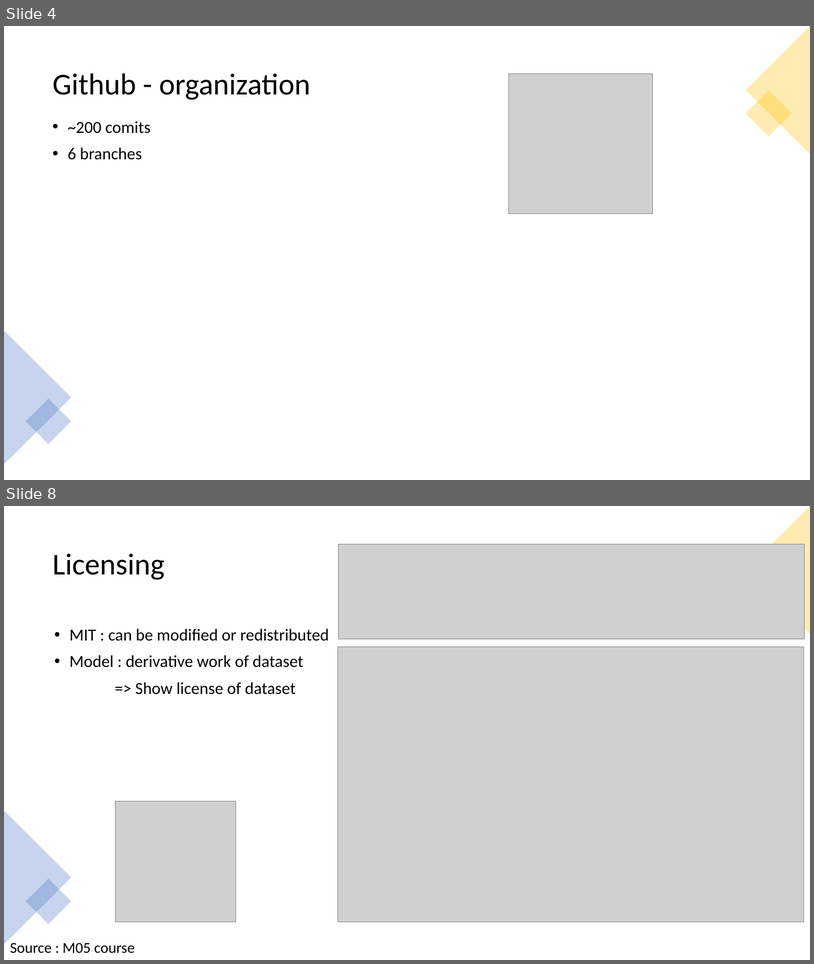
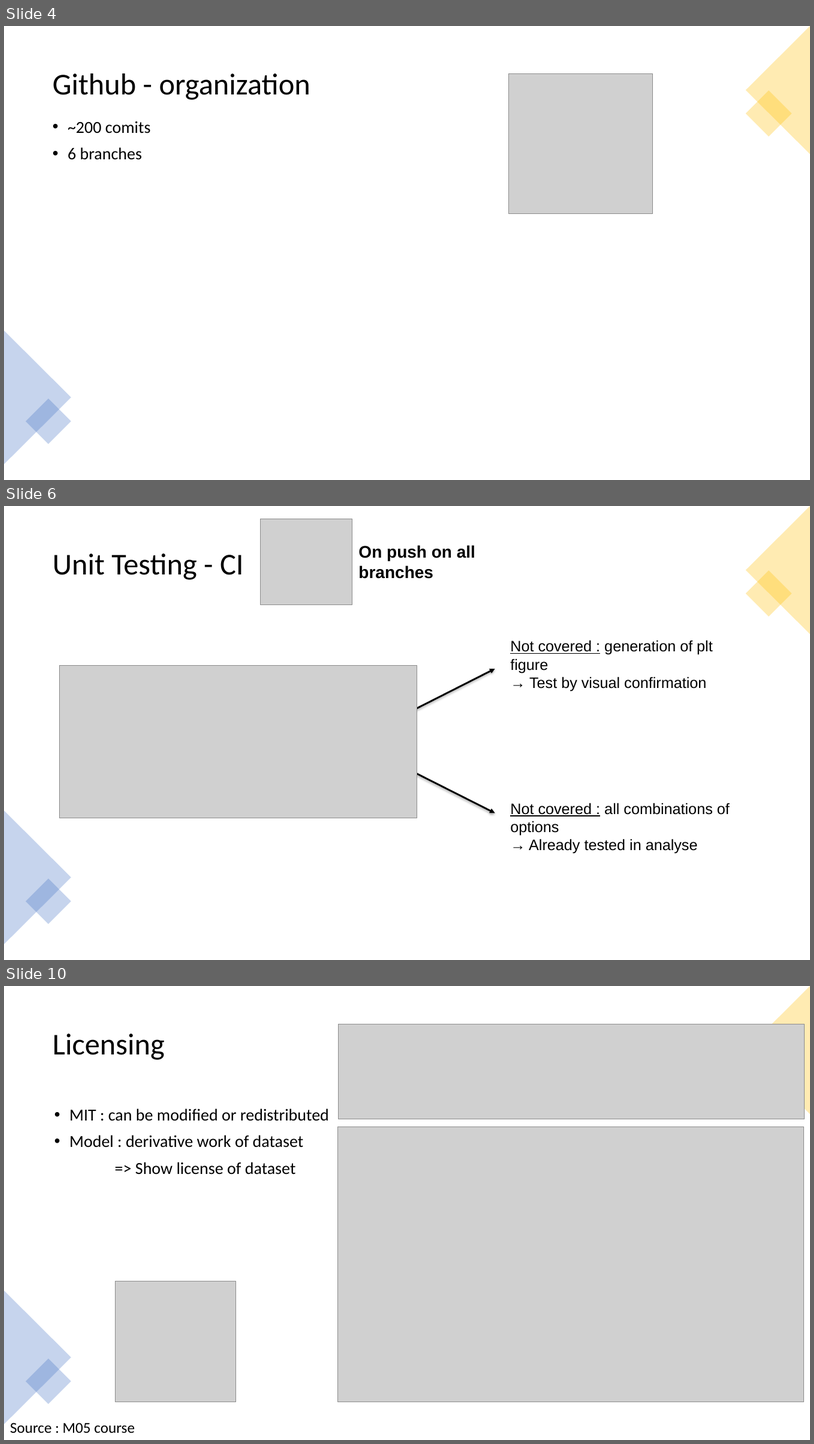
Before and after one commit to Laurasid/M05_Project, a slide deck: pres_full.pptx. Shown one above the other, each under a label of ours: slides 4 and 8 before the commit, slides 4, 6 and 10 after it; the slides between them are not shown. The pictures are 814x964 and 814x1444 pixels, drawn with LibreOffice and Linux fonts; fonts in the diff are those of the drawing; grey boxes stand for pictures. Boxes give left, top, right and bottom in pixels: in the first picture for what was removed or moved away, otherwise in the second. Text is boxed around its words. In the diff, an @@ line names an element or a change of style, - is before the commit and + after.

```diff
--- a/pres_full.pptx
+++ b/pres_full.pptx
@@ slide 6 added at [4, 506, 810, 960], background #FFFFFF @@
@@ picture added at [260, 519, 352, 604] @@
@@ triangle added at [746, 506, 810, 634], fill #FFC000 at 30% opacity @@
@@ title added at [53, 553, 244, 580], 36 pt, text #000000 @@
+Unit Testing - CI
@@ text added at [359, 545, 476, 579], 20 pt, text #000000, bold @@
+On push on all branches
@@ rectangle added at [746, 571, 792, 617], fill #FFC000 at 30% opacity @@
@@ text added at [510, 640, 713, 691], 18 pt, text #000000 @@
+Not covered : generation of plt figure
+→ Test by visual confirmation
@@ picture added at [59, 665, 417, 817] @@
@@ arrow added from (402, 715) to (495, 669), #000000 2 pt @@
@@ arrow added from (402, 766) to (495, 813), #000000 2 pt @@
@@ triangle added at [4, 810, 71, 944], fill #4472C4 at 30% opacity @@
@@ text added at [510, 802, 730, 853], 18 pt, text #000000 @@
+Not covered : all combinations of options
+→ Already tested in analyse
@@ rectangle added at [26, 878, 71, 924], fill #4472C4 at 30% opacity @@
@@ what was slide 8 is now slide 10 @@
```
Also in this commit, not shown: 1 slide changed, 2 other slides added, 1 slide removed.
